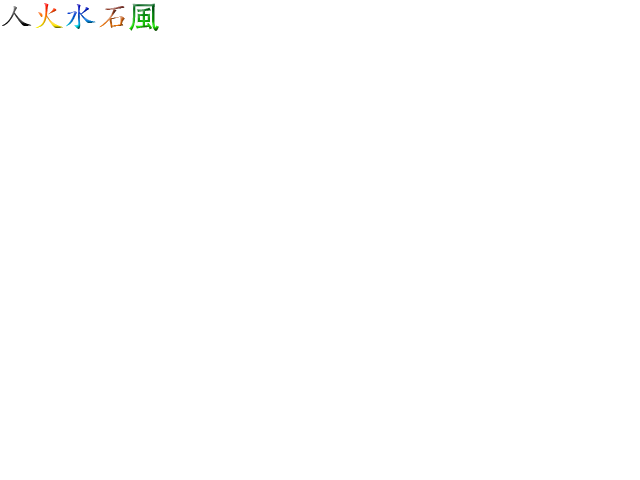
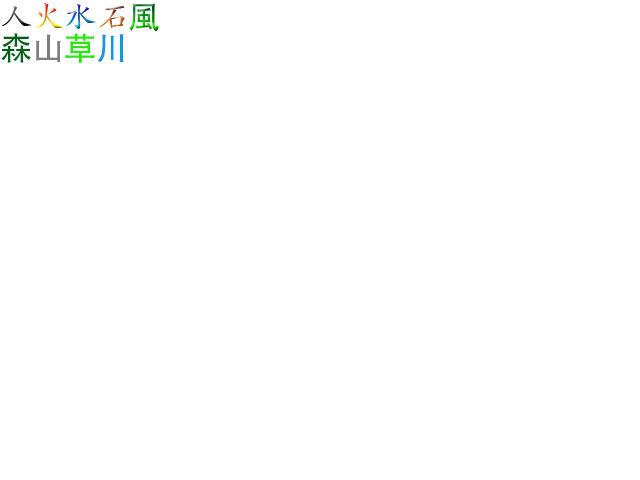
Revision of a layered 640 × 480 image; what changed, layer by layer:
added layer "川" above "草" over [97, 34, 124, 62]
added layer "草" above "山" over [65, 33, 95, 63]
added layer "山" above "森" over [36, 34, 61, 62]
added layer "森" above "風" over [1, 33, 31, 63]
